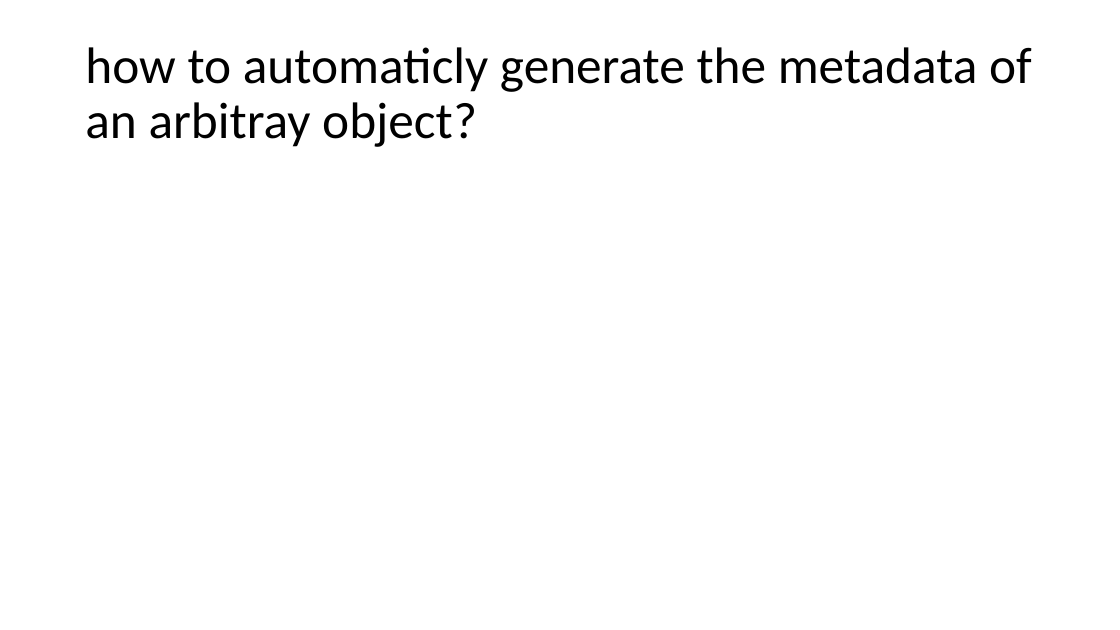
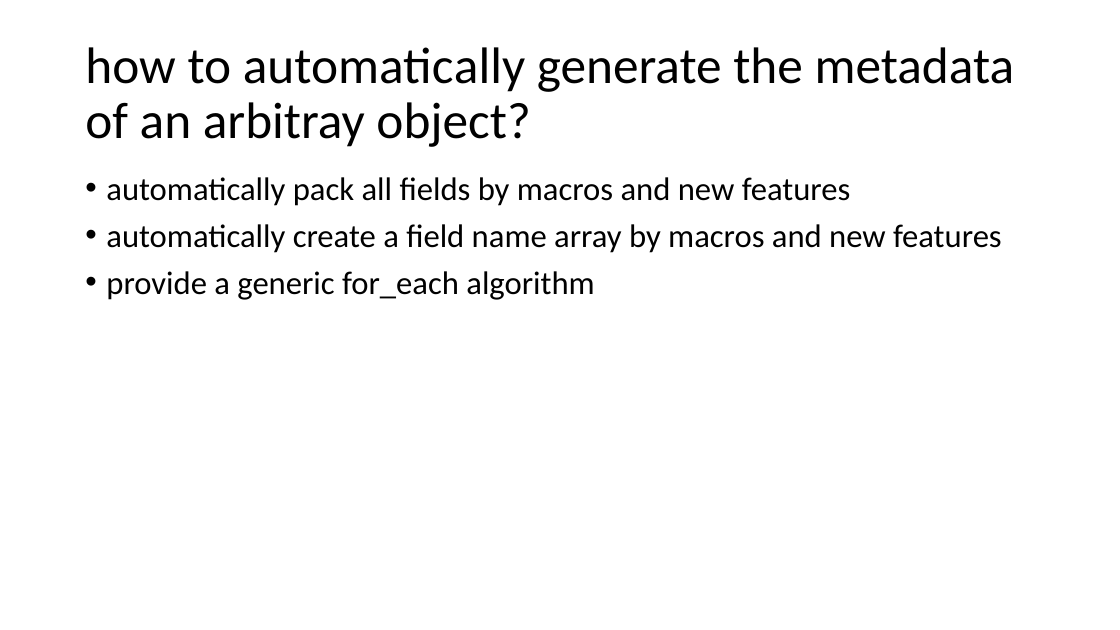
Before and after one commit to qicosmos/cppcon2017, a slide deck: slide 33 of cppcon2017.pptx. Drawn at 1120x630 pixels with LibreOffice and Linux fonts; fonts in the diff are those of the drawing. Boxes give left, top, right and bottom in pixels: in the first picture for what was removed or moved away, otherwise in the second. Text is boxed around its words. In the diff, an @@ line names an element or a change of style, - is before the commit and + after.

Commit message:
add

```diff
--- a/cppcon2017.pptx
+++ b/cppcon2017.pptx
@@ title at <box>85,47,1015,147</box>: text changed @@
-how to automaticly generate the metadata of an arbitray object?
+how to automatically generate the metadata of an arbitray object?
@@ text added at <box>106,177,1002,300</box>, 28 pt, text #000000 @@
+• automatically pack all fields by macros and new features
+• automatically create a field name array by macros and new features
+• provide a generic for_each algorithm
```
Also in this commit, not shown: 2 slides added.
